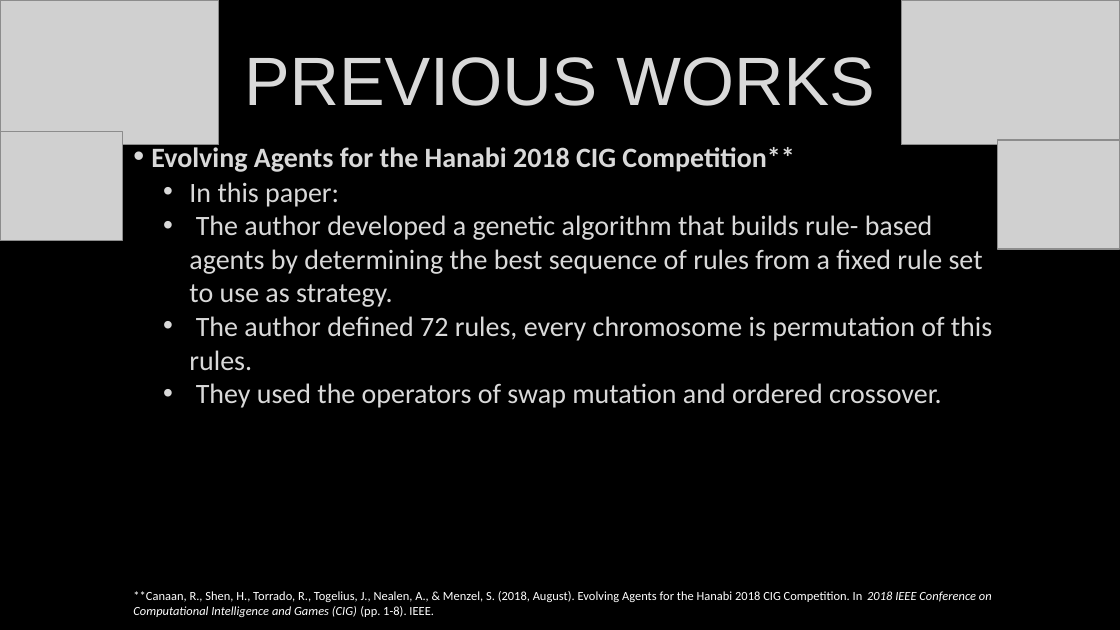
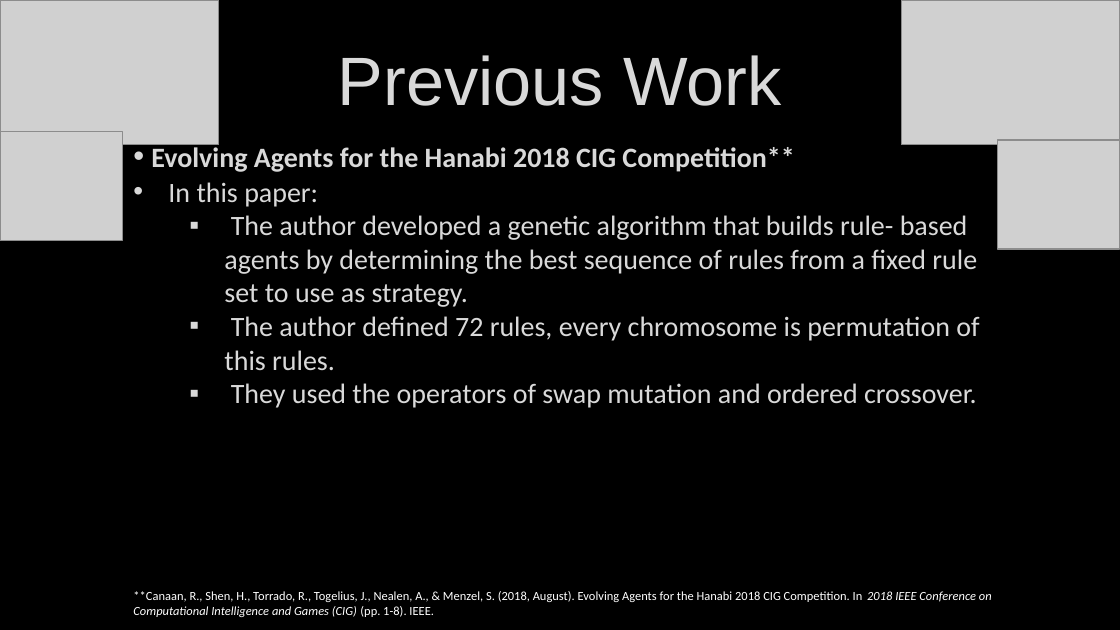
Before and after one commit to Untzi/ec_hanabi, a slide deck: slide 6 of hanabi (1).pptx (slide 5 before the commit). Drawn at 1120x630 pixels with LibreOffice and Linux fonts; fonts in the diff are those of the drawing; grey boxes stand for pictures. Boxes give left, top, right and bottom in pixels: in the first picture for what was removed or moved away, otherwise in the second. Text is boxed around its words. In the diff, an @@ line names an element or a change of style, - is before the commit and + after.

```diff
--- a/hanabi (1).pptx
+++ b/hanabi (1).pptx
@@ title at [338,55,781,106]: text changed @@
-PREVIOUS WORKS
+Previous Work
@@ text at [168,182,979,408]: list level 2 to 1 in "In this paper:"; bullet • to ▪ @@
```
Also in this commit, not shown: 8 other slides changed, 4 slides added.
